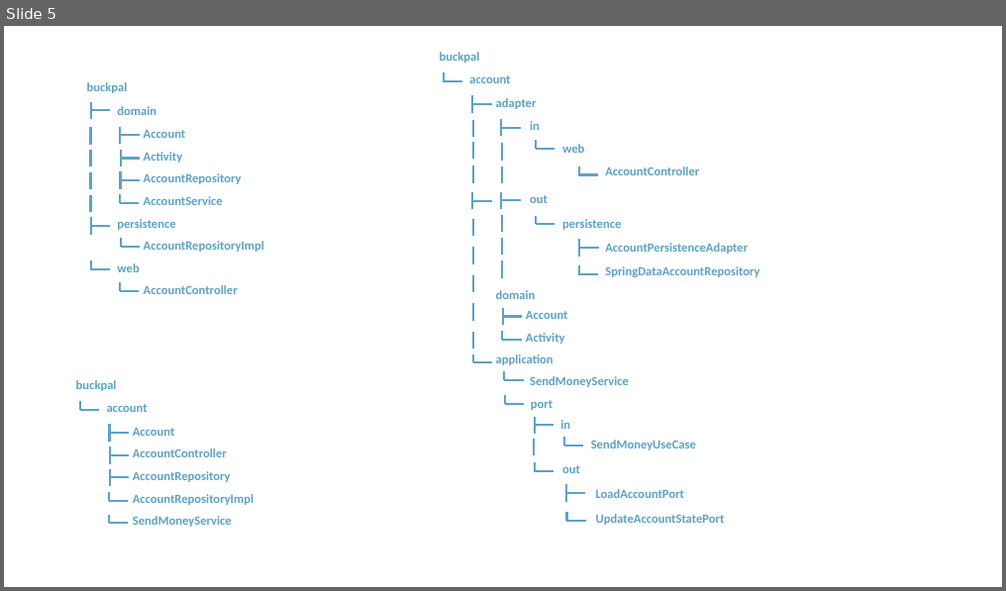
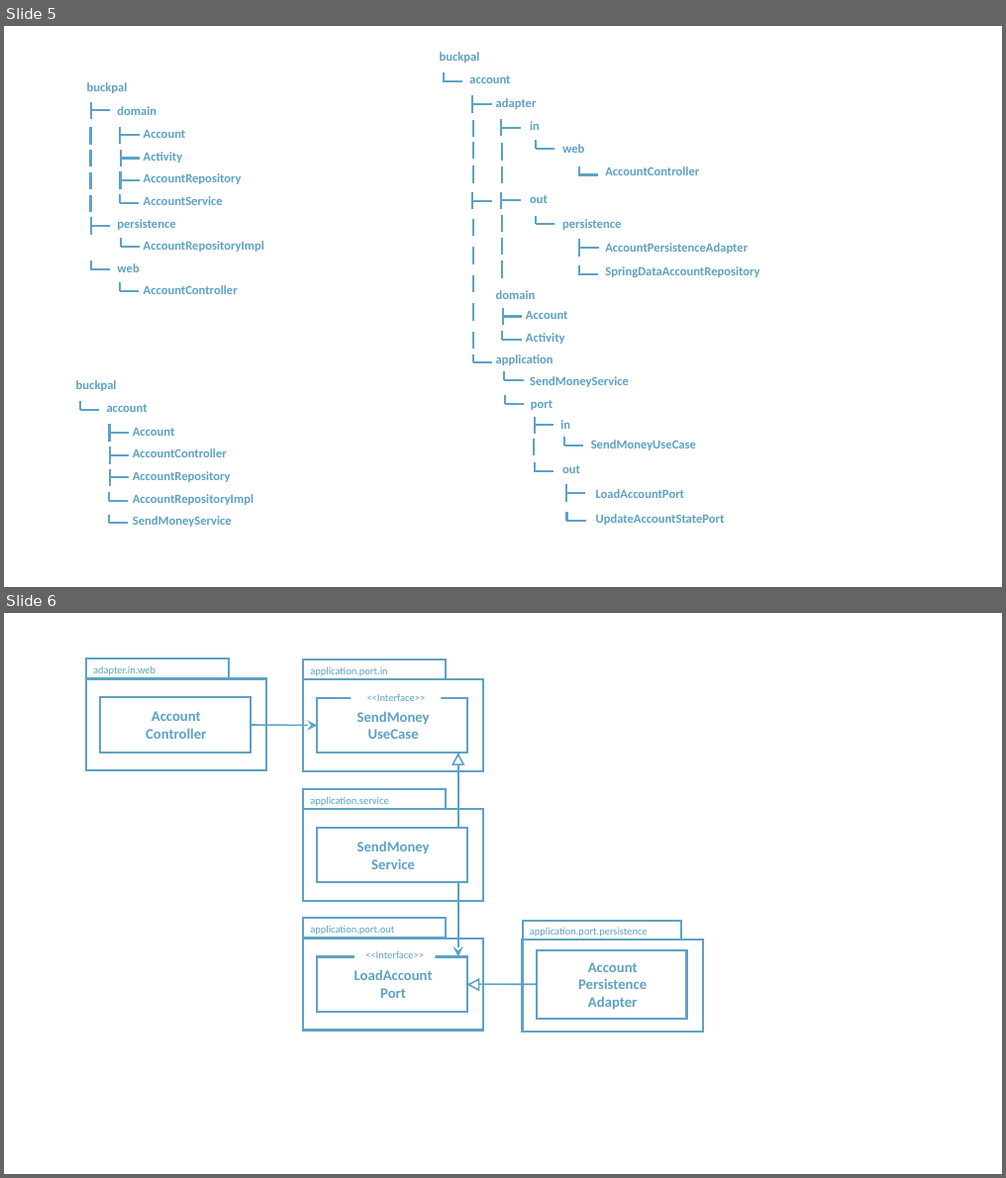
Before and after one commit to rudaks-han/book-summary, a slide deck: Get Your Hands Dirty on Clean Architecture/ref/프레젠테이션1.pptx. Shown one above the other, each under a label of ours: slide 5 before the commit, slides 5 and 6 after it. The pictures are 1006x591 and 1006x1178 pixels, drawn with LibreOffice and Linux fonts; fonts in the diff are those of the drawing. Boxes give left, top, right and bottom in pixels: in the first picture for what was removed or moved away, otherwise in the second. Text is boxed around its words. In the diff, an @@ line names an element or a change of style, - is before the commit and + after.

```diff
--- a/Get Your Hands Dirty on Clean Architecture/ref/프레젠테이션1.pptx
+++ b/Get Your Hands Dirty on Clean Architecture/ref/프레젠테이션1.pptx
@@ slide 6 added at (4,613,1002,1174), background #FFFFFF @@
@@ group added at (85,659,266,771): 3 rectangles, 2 texts @@
+Account
+Controller
+adapter.in.web
@@ group added at (303,660,483,771): 3 rectangles, 3 texts @@
+SendMoney
+UseCase
+application.port.in
+<<Interface>>
@@ arrow added from (251, 725) to (318, 725), #5DA2C5 1.5 pt @@
@@ triangle added at (453,755,463,764), fill #FFFFFF, outline #5DA2C5 1.5 pt @@
@@ line added from (458, 828) to (458, 753), #5DA2C5 1.5 pt @@
@@ group added at (303,789,483,901): 3 rectangles, 2 texts @@
+SendMoney
+Service
+application.service
@@ arrow added from (458, 882) to (458, 958), #5DA2C5 1.5 pt @@
@@ group added at (303,919,483,1031): 3 rectangles, 2 texts @@
+LoadAccount
+Port
+application.port.out
@@ group added at (523,922,703,1032): 3 rectangles, 2 texts @@
+Account
+Persistence
+Adapter
+application.port.persistence
@@ text added at (365,952,424,959), 10 pt, text #5DA2C5 @@
+<<Interface>>
@@ line added from (537, 984) to (467, 984), #5DA2C5 1.5 pt @@
@@ triangle added at (468,979,478,990), fill #FFFFFF, outline #5DA2C5 1.5 pt @@
```
Also in this commit, not shown: 9 other files.
